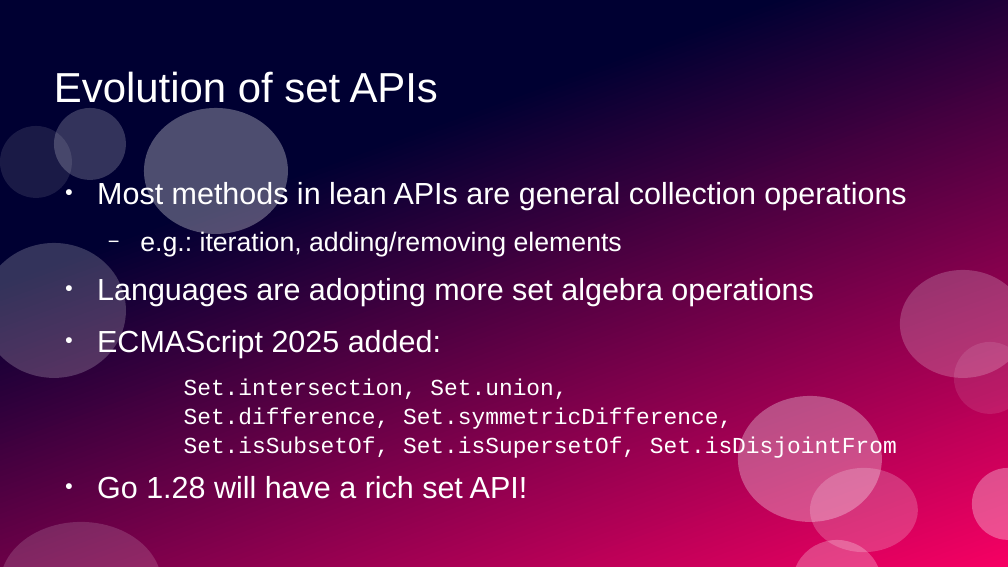
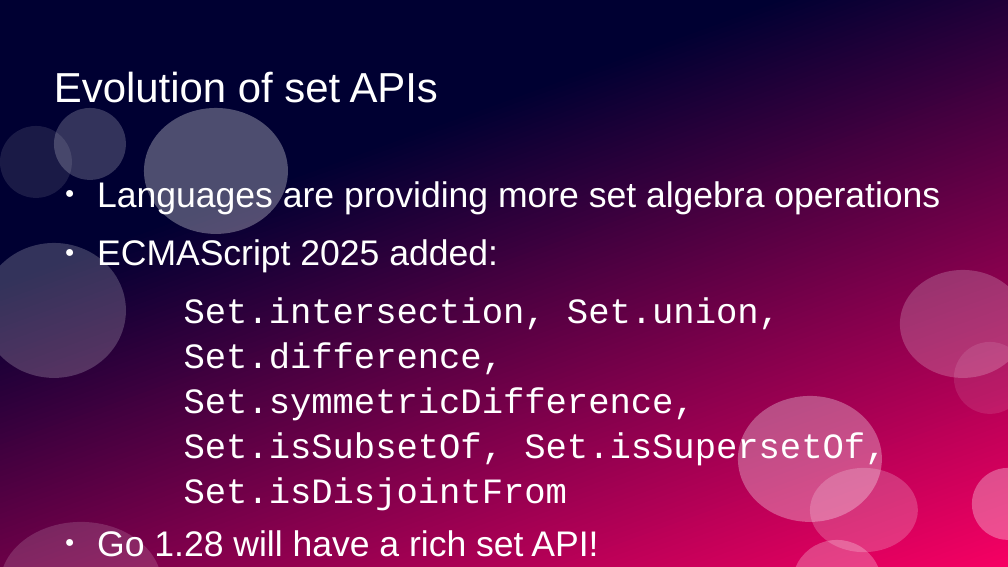
Before and after one commit to ramalho/sets-in-go, a slide deck: slide 24 of sets-in-go.odp (slide 22 before the commit). Drawn at 1008x567 pixels with LibreOffice and Linux fonts; fonts in the diff are those of the drawing. Boxes give left, top, right and bottom in pixels: in the first picture for what was removed or moved away, otherwise in the second. Text is boxed around its words. In the diff, an @@ line names an element or a change of style, - is before the commit and + after.

```diff
--- a/sets-in-go.odp
+++ b/sets-in-go.odp
@@ text at box(97, 179, 940, 214): text changed; size 24 to 28 pt @@
-● Most methods in lean APIs are general collection operations
-  − e.g.: iteration, adding/removing elements
-● Languages are adopting more set algebra operations
+● Languages are providing more set algebra operations
@@ text at box(97, 239, 886, 557): size 24 to 28 pt in "ECMAScript 2025 added:", "Go 1.28 will have a rich set ..."; size 18 to 28 pt in "Set.intersection, Set.union, Set.difference, Set.symmetricDi ..." @@
```
Also in this commit, not shown: 8 other slides changed, 12 slides added, 2 slides removed, 2 other files.
